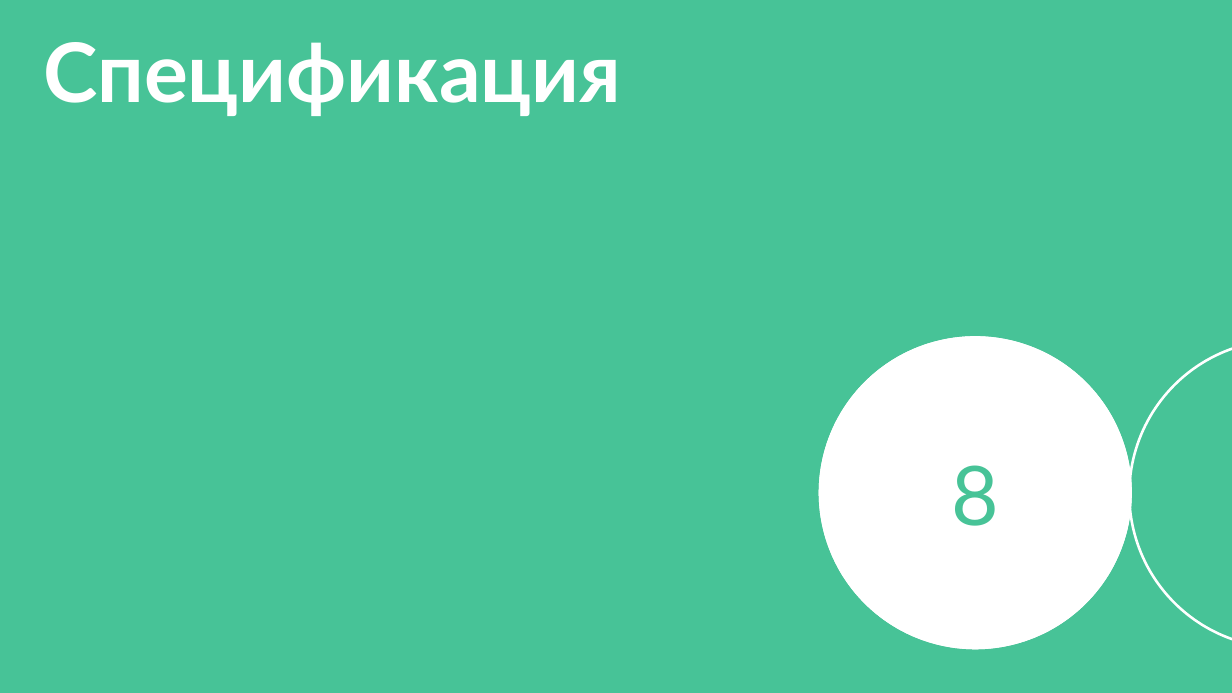
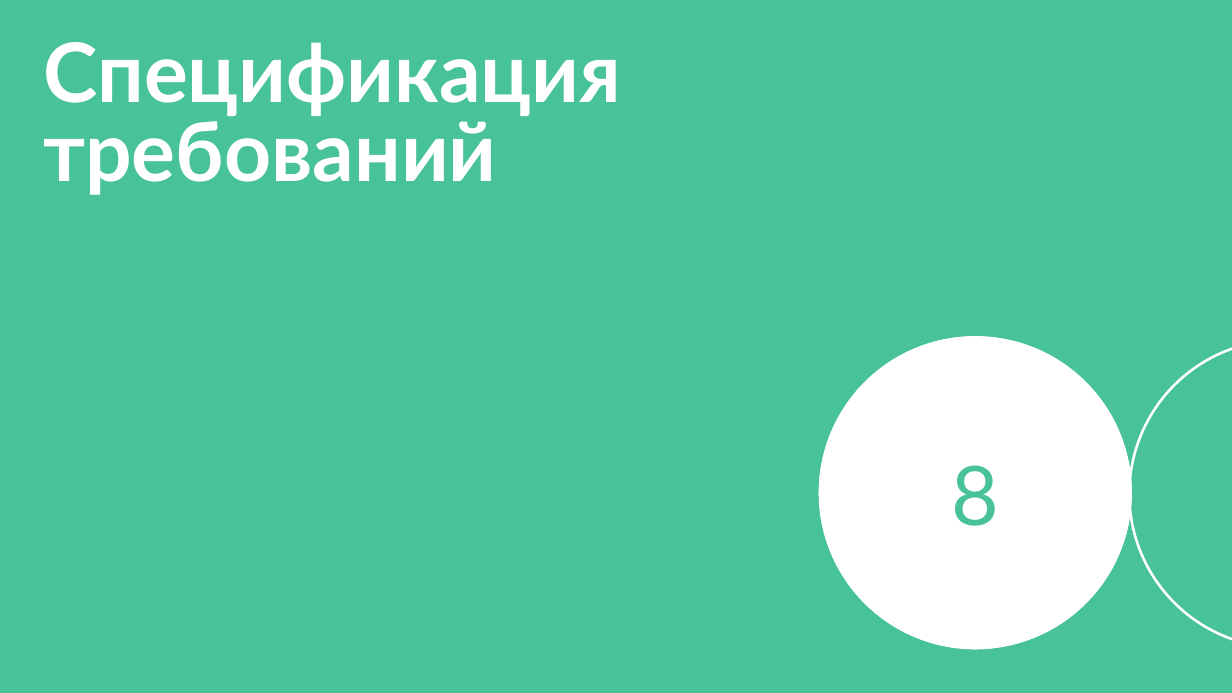
Before and after one commit to denmaloyreb/netology, a slide deck: slide 20 of diploma/Rebenok D.V. SAL-63.pptx. Drawn at 1232x693 pixels with LibreOffice and Linux fonts; fonts in the diff are those of the drawing. Boxes give left, top, right and bottom in pixels: in the first picture for what was removed or moved away, otherwise in the second. Text is boxed around its words. In the diff, an @@ line names an element or a change of style, - is before the commit and + after.

```diff
--- a/diploma/Rebenok D.V. SAL-63.pptx
+++ b/diploma/Rebenok D.V. SAL-63.pptx
@@ text at <box>43,42,621,195</box>: text changed @@
-Спецификация
+Спецификация требований
```
Also in this commit, not shown: 4 other slides changed, 1 other file.
